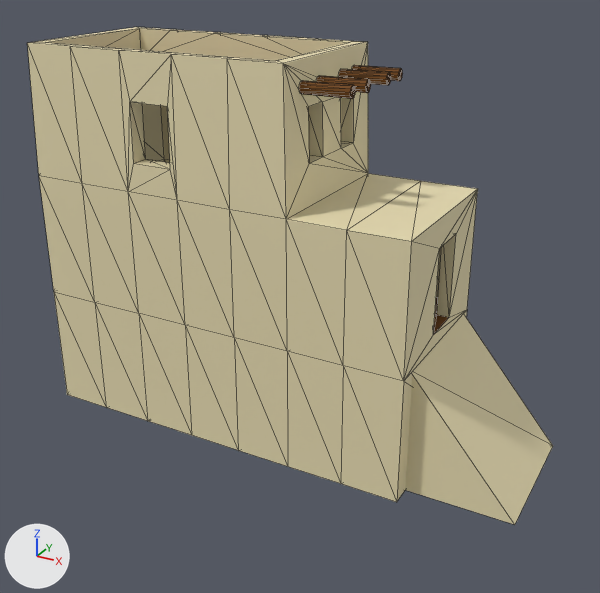
The glTF model assets/shoe.glb, before and after one commit.
One viewpoint serves both versions: a 50 mm lens placed at (6.02, -9.57, 5.0), pointed at (0.85, -0.18, 0.31). Arrows for +X, +Y and +Z are at lower left; the lights stay in place. Mesh edges are drawn as thin lines. Vertices at the same position are counted once.

The first picture shows 'shoe'.
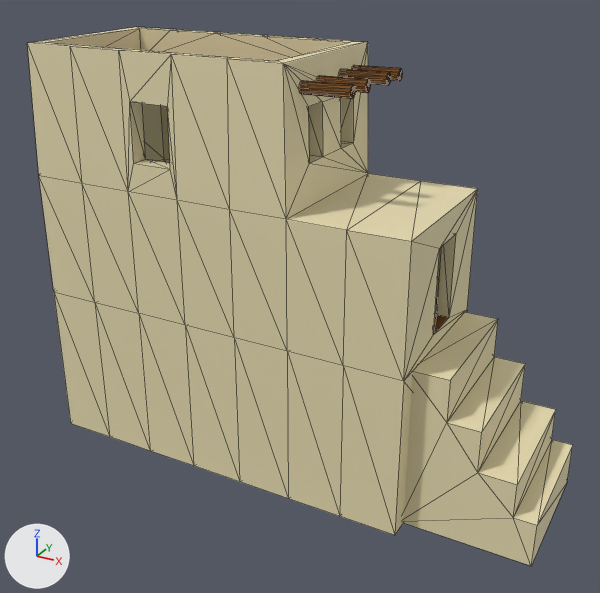
Pixel boxes (x1, y1, x2, y2) of what changed, in the pictures (600 x 593 px):
'shoe', reshaped (8% taller): before (27, 27, 553, 525); after (27, 27, 573, 566)
part 1 of me_mesh_0, built on: before (54, 292, 553, 525); after (54, 292, 573, 566)

Patch to the scene script:
```diff
--- a/assets/shoe.glb.py
+++ b/assets/shoe.glb.py
@@ me_mesh_0 @@
 # used by ob_shoe; location = (0.0, 0.0, 0.0)
-me_mesh_0.from_pydata(...)  # 272 vertices, 564 faces; spans x -2.85..4.32, y -1.2..1.2, z -1.8..3.63
+me_mesh_0.from_pydata(...)  # 284 vertices, 588 faces; spans x -2.85..4.59, y -1.2..1.2, z -2.34..3.63
+# me_mesh_0 part 1
+# 6 vertices are removed from x 2.79..4.32, y -0.91..1.09, z -1.8..0.0
+# 12 faces are deleted
+# 16 vertices in x -2.85..2.85, y -1.2..1.2, z -1.8 move by (0.0, 0.0, -0.54)
+# 9 vertices are added at x 2.79..4.59, y -0.91, z -2.34..0.0
+# 9 new vertices lie (0.0, 2.0, 0.0) away from vertices in x 2.79..4.59, y -0.91, z -2.34..0.0
+# 36 new faces join them, mat_house_mat (beige #eadfb5)
 me_mesh_0.materials.append(mat_house_wood_mat)
```
